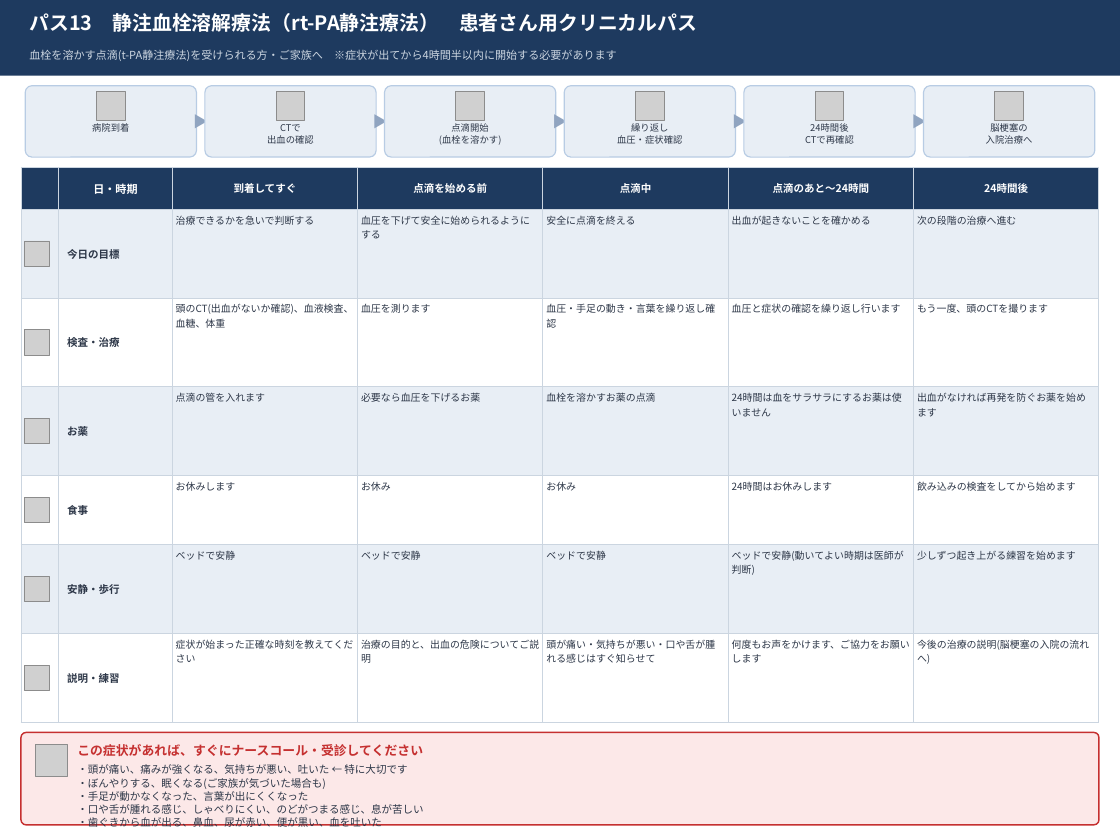
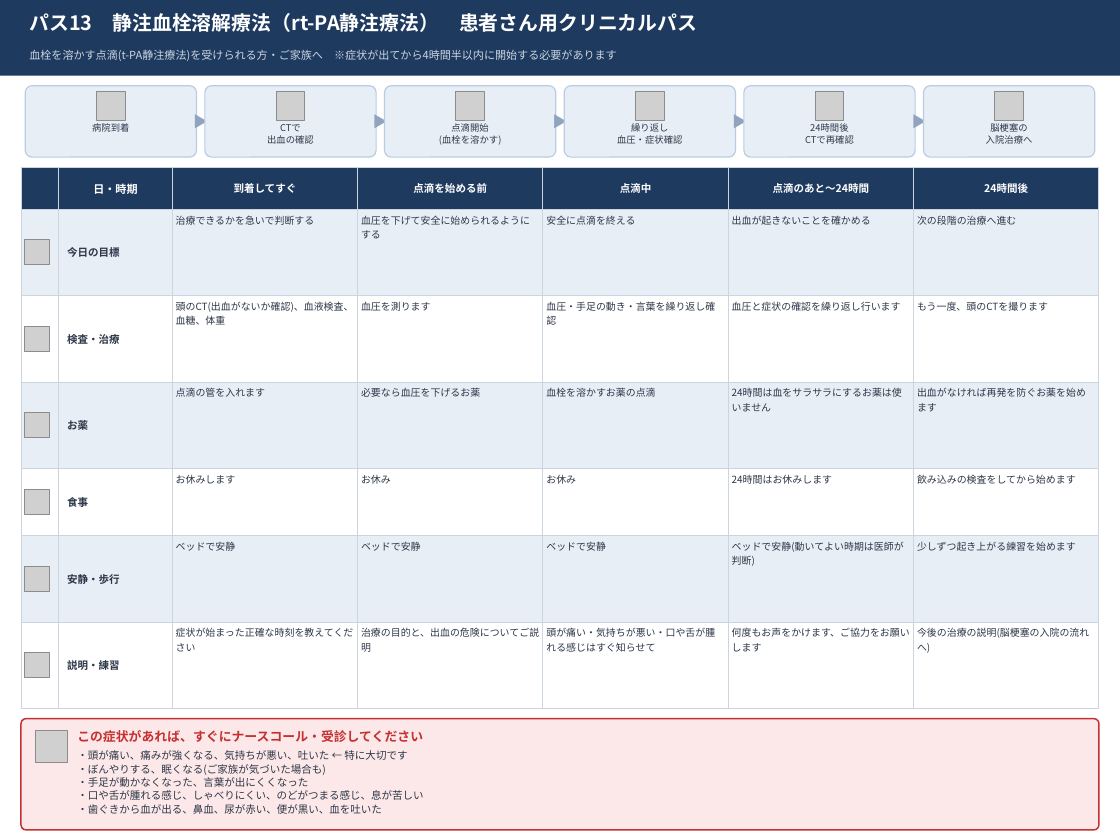
Before and after one commit to yakkun-shinchian/SD-, a slide deck: slide 12 of clinical-pathways/pptx/SD_脳血管障害クリニカルパス_患者用.pptx. Drawn at 1120x840 pixels with LibreOffice and Linux fonts; fonts in the diff are those of the drawing; grey boxes stand for pictures. Boxes give left, top, right and bottom in pixels: in the first picture for what was removed or moved away, otherwise in the second. Text is boxed around its words. In the diff, an @@ line names an element or a change of style, - is before the commit and + after.

```diff
--- a/clinical-pathways/pptx/SD_脳血管障害クリニカルパス_患者用.pptx
+++ b/clinical-pathways/pptx/SD_脳血管障害クリニカルパス_患者用.pptx
@@ table resized from (x1=21, y1=167, x2=1101, y2=687) to (x1=21, y1=167, x2=1101, y2=674) @@
@@ 3 pictures moved together from (x1=24, y1=330, x2=50, y2=523) to (x1=24, y1=326, x2=50, y2=515) @@
@@ picture moved from (x1=24, y1=576, x2=50, y2=602) to (x1=24, y1=566, x2=50, y2=592) @@
@@ picture moved from (x1=24, y1=665, x2=50, y2=691) to (x1=24, y1=653, x2=50, y2=678) @@
@@ rounded rectangle resized from (x1=21, y1=733, x2=1099, y2=825) to (x1=21, y1=718, x2=1099, y2=829) @@
@@ rounded rectangle at (x1=21, y1=718, x2=1099, y2=829): proportions changed @@
@@ picture moved from (x1=35, y1=744, x2=67, y2=776) to (x1=35, y1=731, x2=67, y2=763) @@
@@ text "・頭が痛い、痛みが強くなる、気持ちが悪い、吐いた ← 特に大切です" moved from (x1=77, y1=764, x2=423, y2=827) to (x1=77, y1=750, x2=423, y2=814) @@
@@ text "この症状があれば、すぐにナースコール・受診してください" moved from (x1=77, y1=744, x2=423, y2=756) to (x1=77, y1=730, x2=423, y2=742) @@
```
Also in this commit, not shown: 12 other slides changed, 1 other file.
